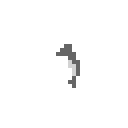
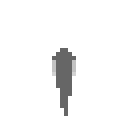
Layers edited between the first and the second 128 × 128 image:
hid "hair_set_punk_side", painted on it over [56, 44, 80, 88]
showed "hair_set_punk_back" over [52, 48, 76, 116]
